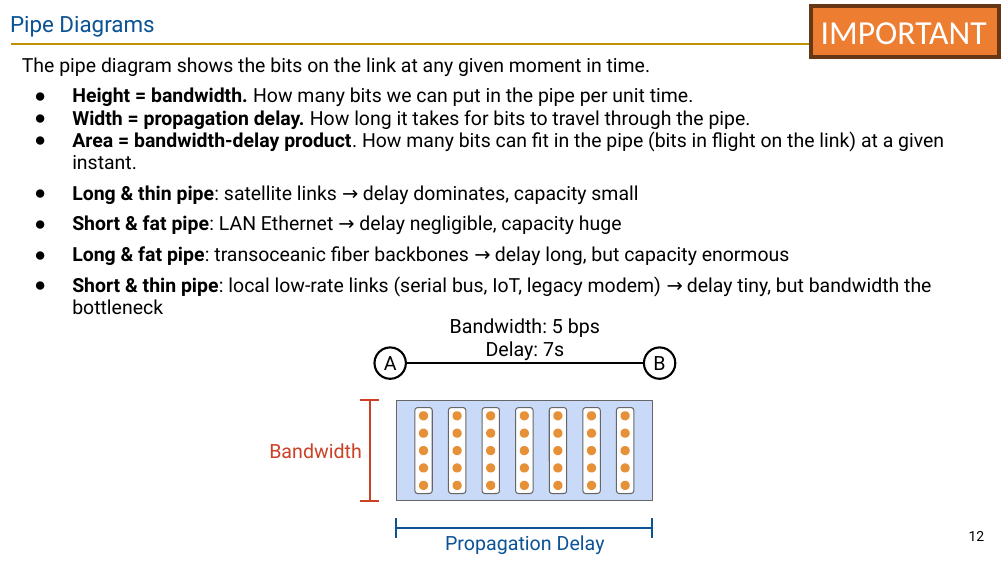
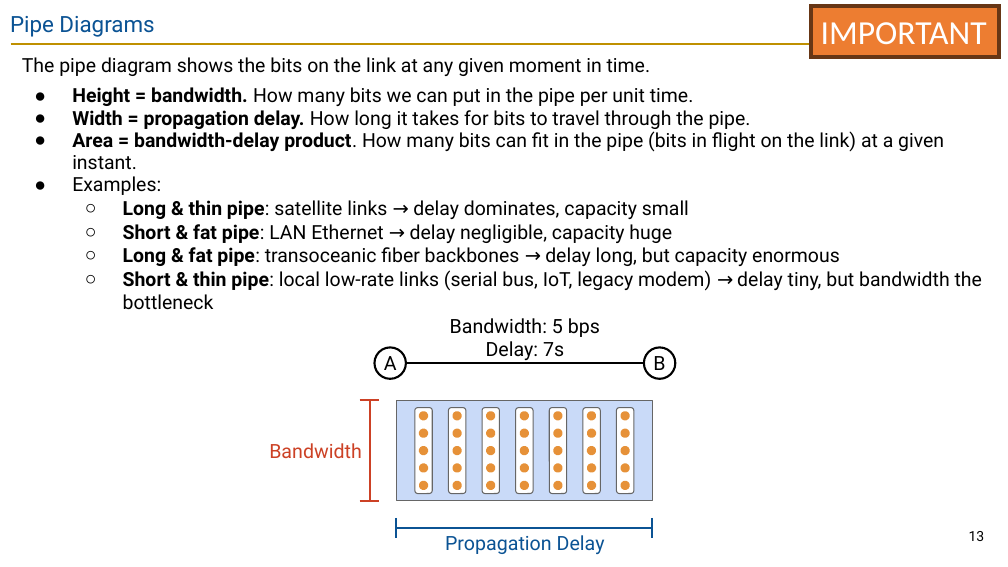
Before and after one commit to guhofstra/CSC175Sp26, a slide deck: slide 13 of PPTs/Lecture 3 - Links.pptx (slide 12 before the commit). Drawn at 1008x567 pixels with LibreOffice and Linux fonts; fonts in the diff are those of the drawing. Boxes give left, top, right and bottom in pixels: in the first picture for what was removed or moved away, otherwise in the second. Text is boxed around its words. In the diff, an @@ line names an element or a change of style, - is before the commit and + after.

```diff
--- a/PPTs/Lecture 3 - Links.pptx
+++ b/PPTs/Lecture 3 - Links.pptx
@@ text at (x1=72, y1=176, x2=161, y2=195): paragraph added @@
+● Examples:
@@ text at (x1=123, y1=200, x2=982, y2=310): bullet ● to ○; list level 1 to 2 in "Long & thin pipe: satellite ..."; line spacing 0.95 to 1; list level 1 to 2 in "Short & fat pipe: LAN ..."; list level 1 to 2 in "Long & fat pipe: transoceanic ..."; list level 1 to 2 in "Short & thin pipe: local ..." @@
@@ page number at (x1=969, y1=531, x2=985, y2=541): text changed @@
-12
+13
```
Also in this commit, not shown: 7 other slides changed, 1 slide removed, 4 other files.
